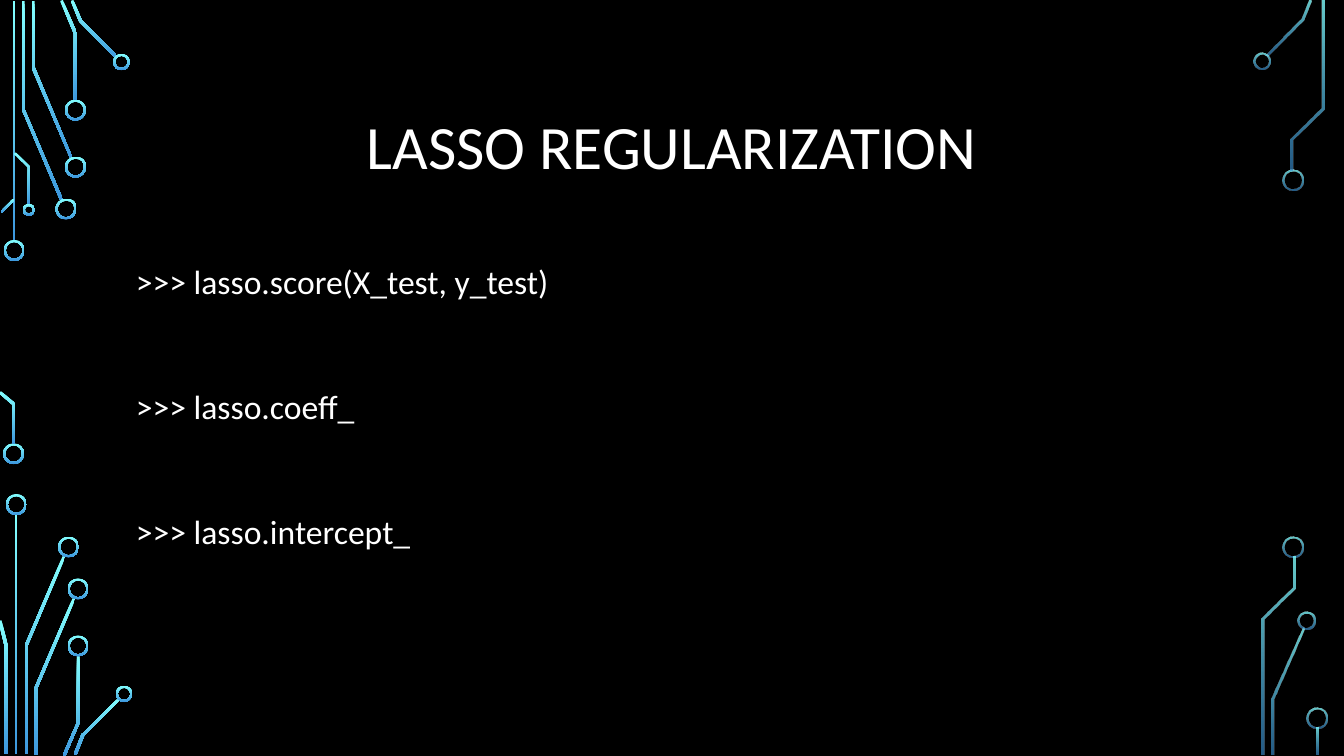
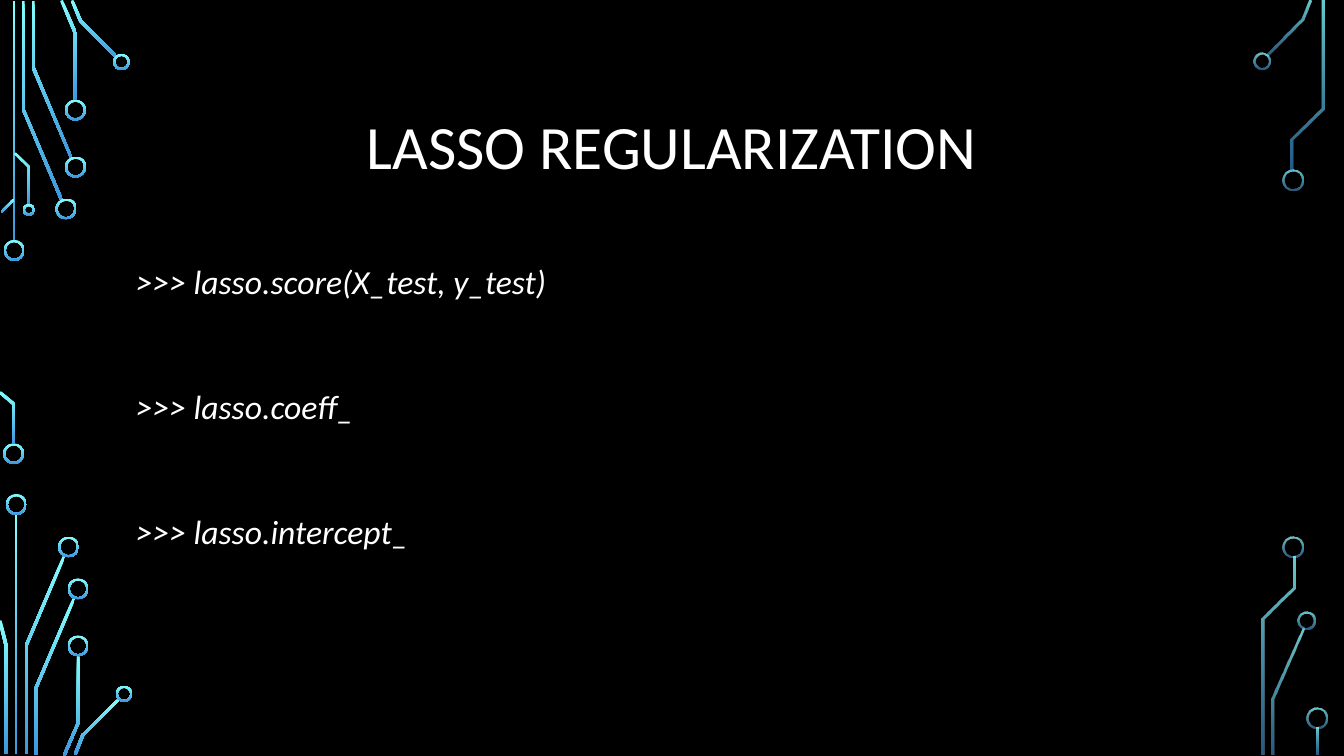
Before and after one commit to tolism/LinearRegression, a slide deck: slide 10 of LINEAR REGRESSION.pptx. Drawn at 1344x756 pixels with LibreOffice and Linux fonts; fonts in the diff are those of the drawing; background and template pictures are left out. Boxes give left, top, right and bottom in pixels: in the first picture for what was removed or moved away, otherwise in the second. Text is boxed around its words. In the diff, an @@ line names an element or a change of style, - is before the commit and + after.

```diff
--- a/LINEAR REGRESSION.pptx
+++ b/LINEAR REGRESSION.pptx
@@ text ">>> lasso.score(X_test, y_test)" at bbox=[194, 269, 546, 550]: italic on @@
```
Also in this commit, not shown: 16 other slides changed.
